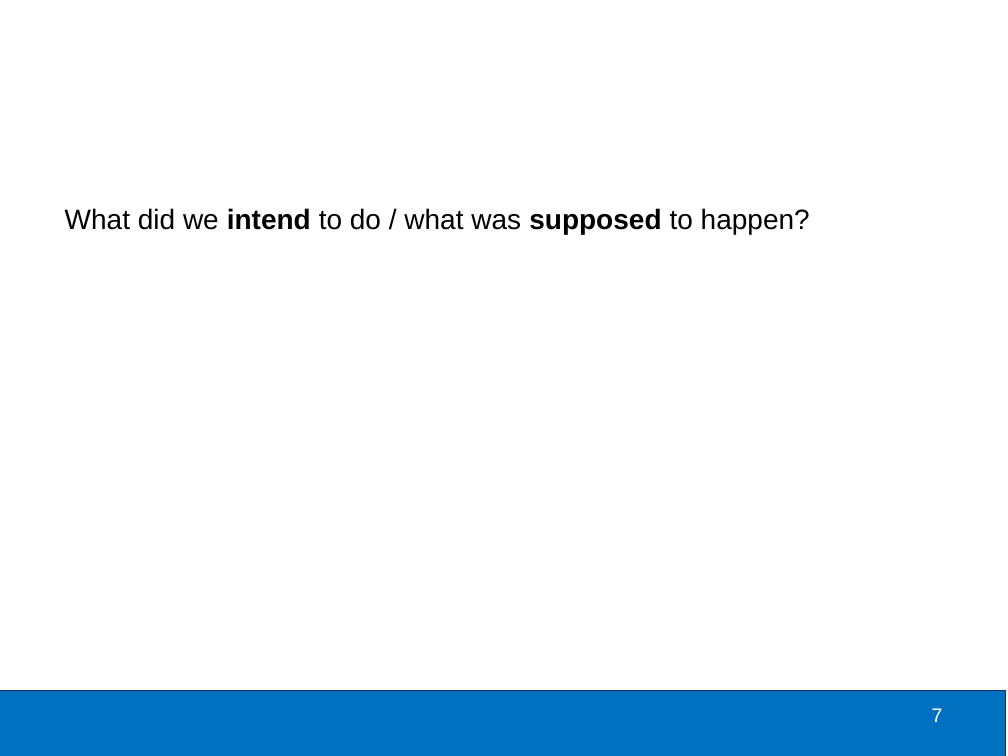
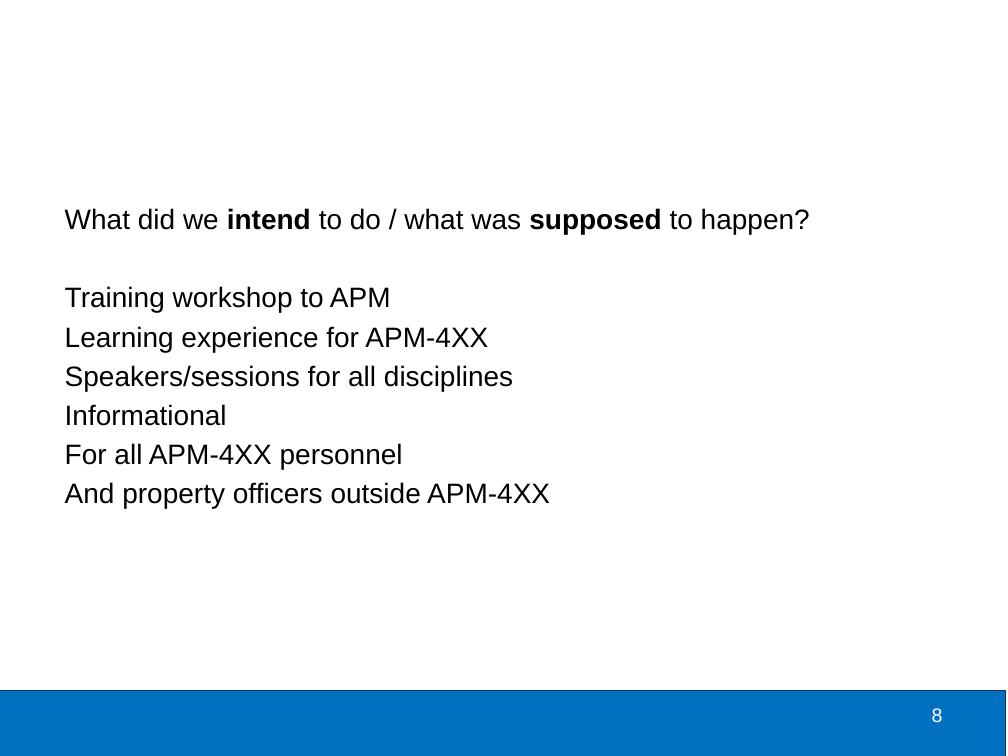
Before and after one commit to burch-cm/training, a slide deck: slide 8 of classes/AAR/2021 Annual Personal Property Education Workshop AAR.pptx (slide 7 before the commit). Drawn at 1008x756 pixels with LibreOffice and Linux fonts; fonts in the diff are those of the drawing; background and template pictures are left out. Boxes give left, top, right and bottom in pixels: in the first picture for what was removed or moved away, otherwise in the second. Text is boxed around its words. In the diff, an @@ line names an element or a change of style, - is before the commit and + after.

```diff
--- a/classes/AAR/2021 Annual Personal Property Education Workshop AAR.pptx
+++ b/classes/AAR/2021 Annual Personal Property Education Workshop AAR.pptx
@@ text at [65, 286, 550, 509]: paragraphs added @@
+Training workshop to APM
+Learning experience for APM-4XX
+Speakers/sessions for all disciplines
+Informational
+For all APM-4XX personnel
+And property officers outside APM-4XX
@@ page number at [932, 708, 943, 723]: text changed @@
-7
+8
```
Also in this commit, not shown: 7 other slides changed, 7 slides added.
